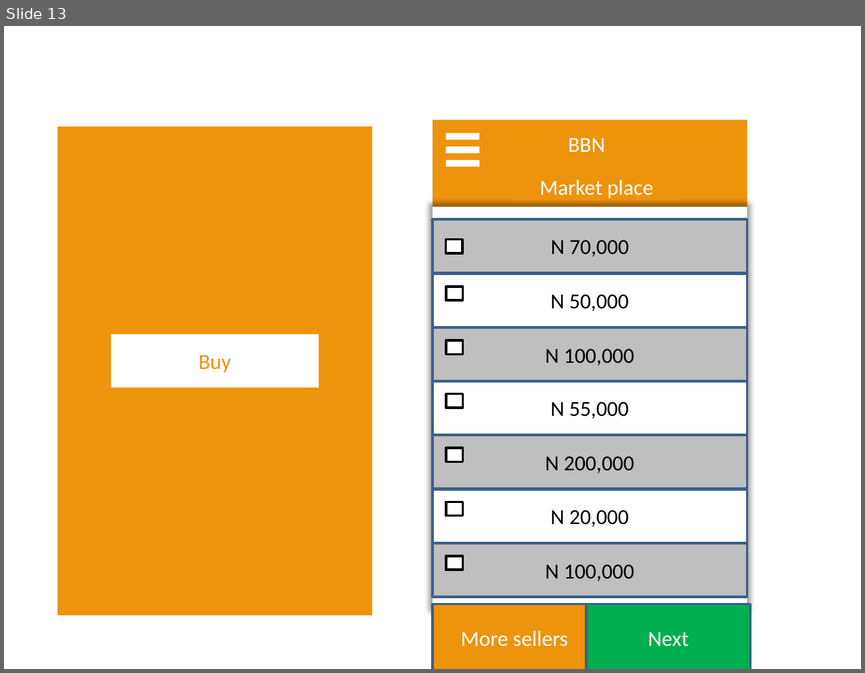
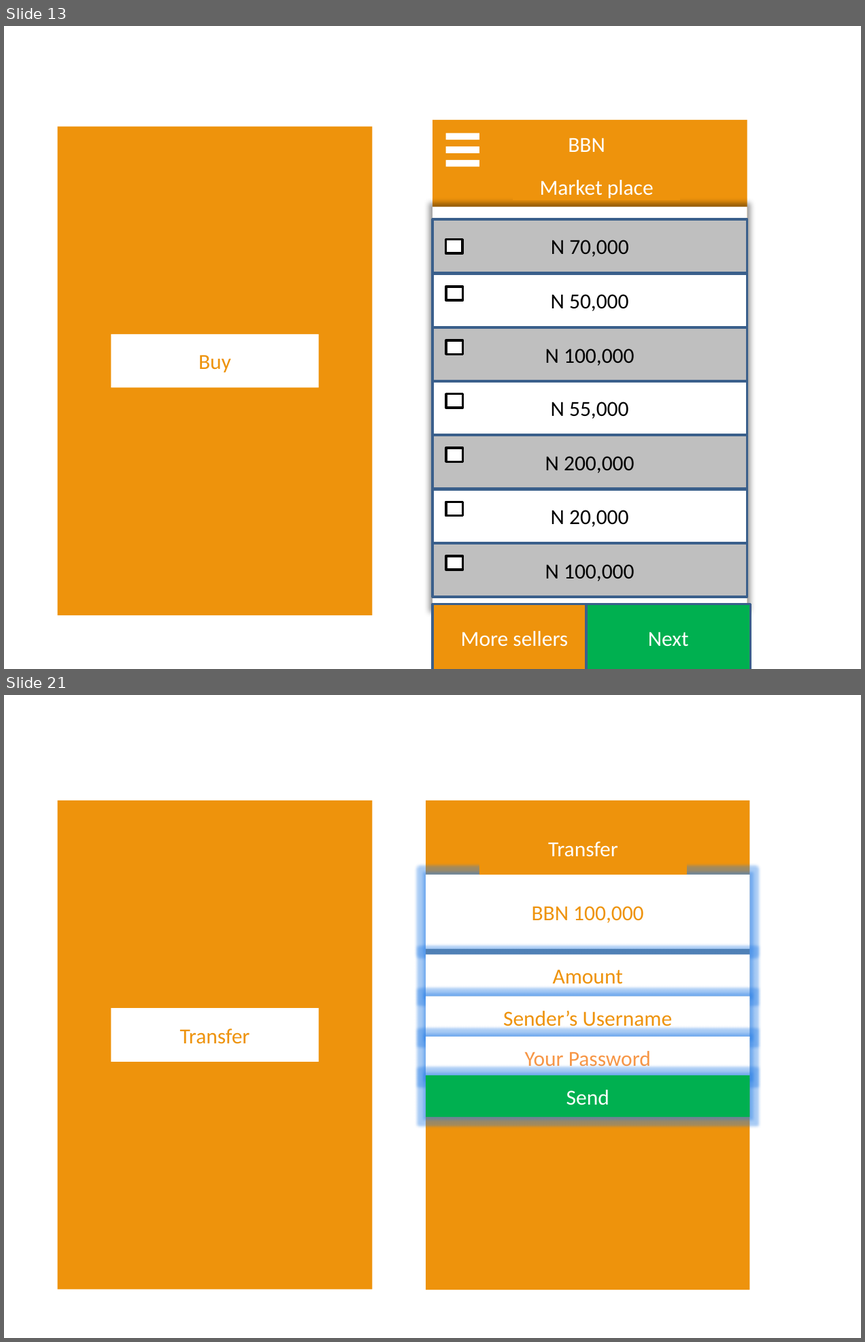
Before and after one commit to kleitz/BoonBuy, a slide deck: designs_mockups/Boonbuy Network app.pptx. Shown one above the other, each under a label of ours: slide 13 before the commit, slides 13 and 21 after it; the slides between them are not shown. The pictures are 865x673 and 865x1342 pixels, drawn with LibreOffice and Linux fonts; fonts in the diff are those of the drawing. Boxes give left, top, right and bottom in pixels: in the first picture for what was removed or moved away, otherwise in the second. Text is boxed around its words. In the diff, an @@ line names an element or a change of style, - is before the commit and + after.

```diff
--- a/designs_mockups/Boonbuy Network app.pptx
+++ b/designs_mockups/Boonbuy Network app.pptx
@@ slide 21 added at bbox=[4, 695, 861, 1338], background #FFFFFF @@
@@ rectangle added at bbox=[57, 800, 372, 1289], fill #EE930C @@
@@ rectangle added at bbox=[426, 800, 749, 1289], fill #EE930C @@
@@ rectangle added at bbox=[479, 821, 687, 875], fill #EE930C, 18 pt, text #FFFFFF @@
+Transfer
@@ rectangle added at bbox=[426, 874, 749, 949], fill #FFFFFF, 18 pt, text #EE930C @@
+BBN 100,000
@@ rectangle added at bbox=[426, 955, 749, 997], fill #FFFFFF, 18 pt, text #EE930C @@
+Amount
@@ rectangle added at bbox=[426, 996, 749, 1038], fill #FFFFFF, 18 pt, text #EE930C @@
+Sender’s Username
@@ rectangle added at bbox=[111, 1008, 318, 1062], fill #FFFFFF, 18 pt, text #EE930C @@
+Transfer
@@ rectangle added at bbox=[426, 1036, 749, 1078], fill #FFFFFF, 18 pt, text #F79646 @@
+Your Password
@@ rectangle added at bbox=[426, 1075, 749, 1117], fill #00B050, 18 pt, text #FFFFFF @@
+Send
```
Also in this commit, not shown: 12 other slides added, 27 other files.
